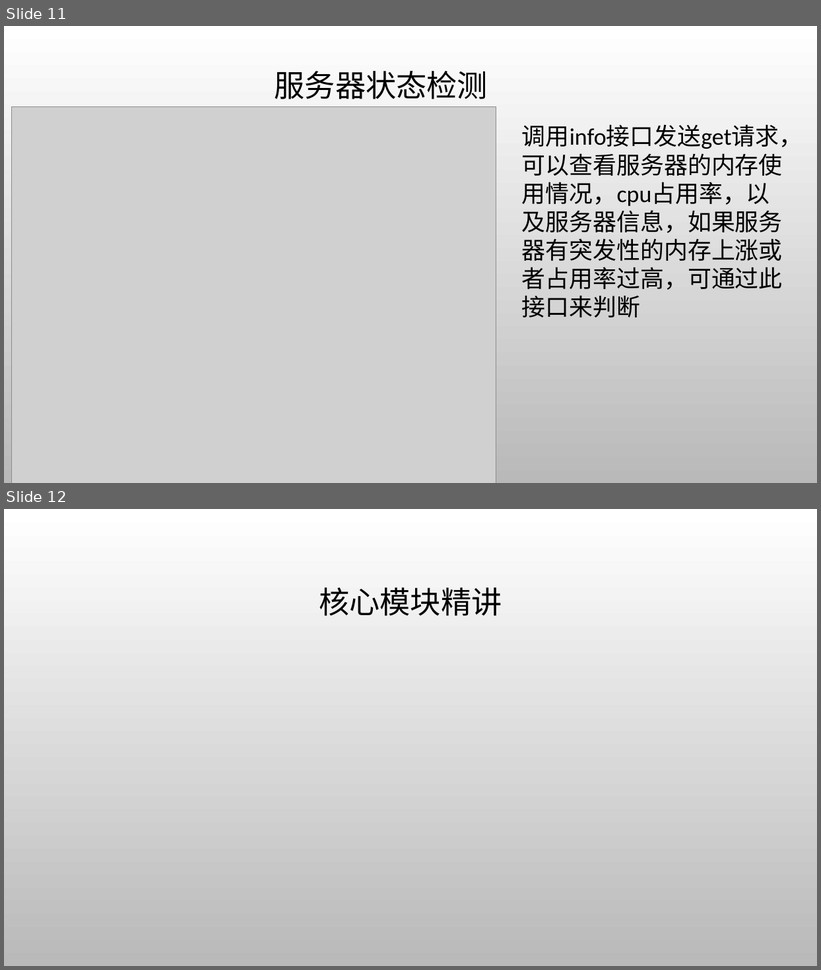
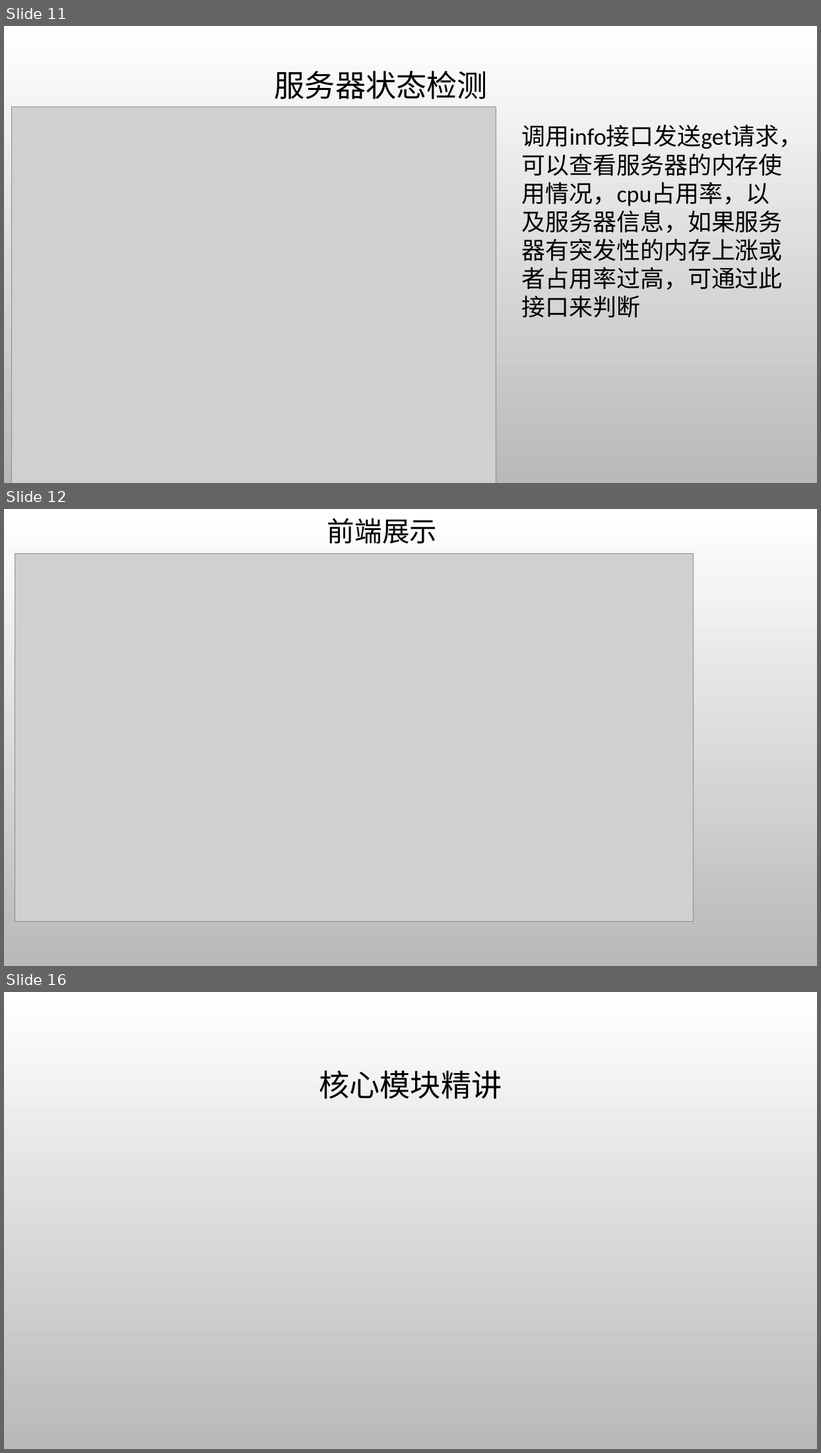
Before and after one commit to cjphaha/eDefender, a slide deck: talk.pptx. Shown one above the other, each under a label of ours: slides 11 and 12 before the commit, slides 11, 12 and 16 after it; the slides between them are not shown. The pictures are 821x970 and 821x1453 pixels, drawn with LibreOffice and Linux fonts; fonts in the diff are those of the drawing; grey boxes stand for pictures; background and template pictures are left out. Boxes give left, top, right and bottom in pixels: in the first picture for what was removed or moved away, otherwise in the second. Text is boxed around its words. In the diff, an @@ line names an element or a change of style, - is before the commit and + after.

```diff
--- a/talk.pptx
+++ b/talk.pptx
@@ slide 12 added at (4, 509, 817, 966), background picture (left out) @@
@@ title added at (327, 518, 437, 544), 32.4 pt, text #000000 @@
+前端展示
@@ picture added at (15, 553, 693, 923) @@
@@ what was slide 12 is now slide 16 @@
```
Also in this commit, not shown: 3 other slides added, 38 other files.
